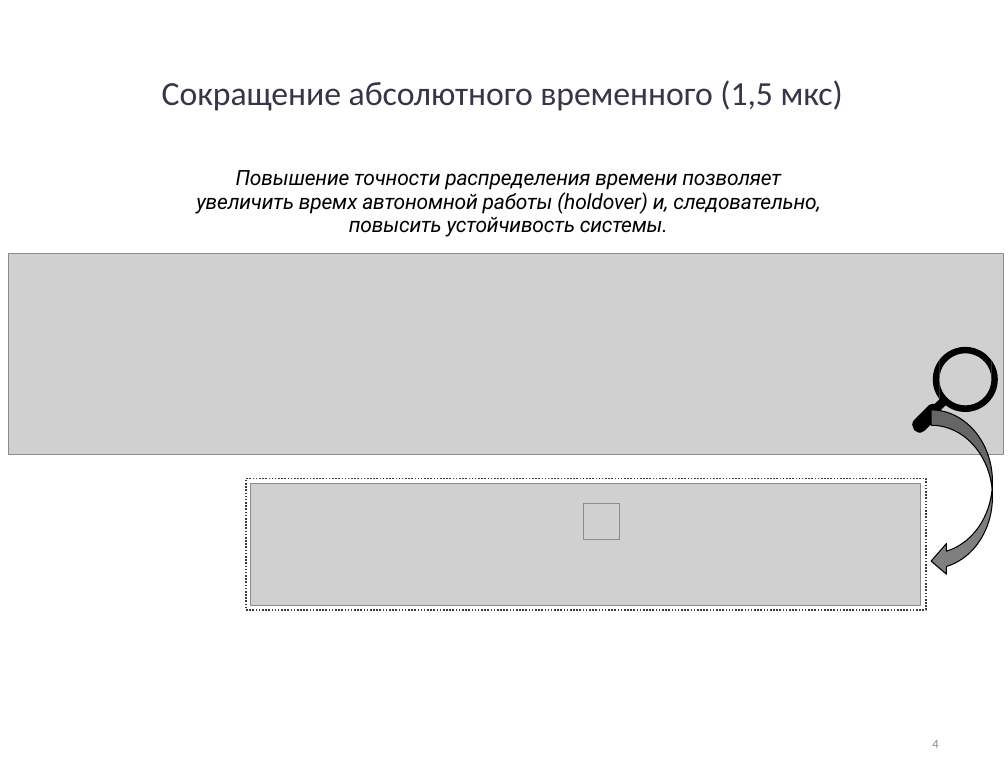
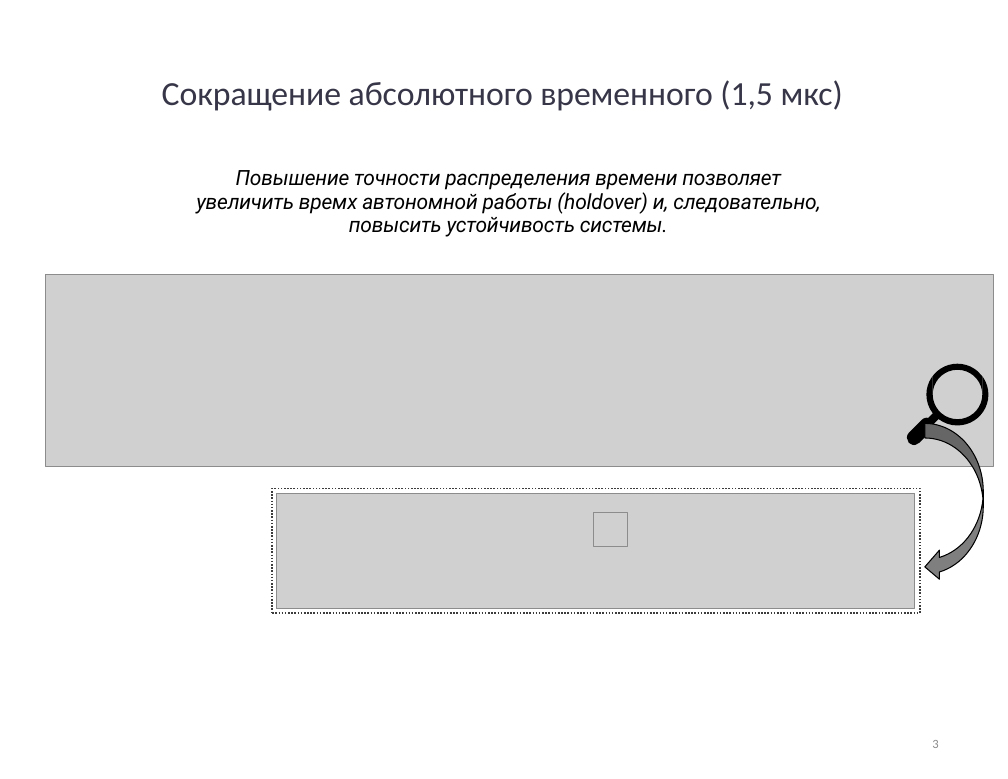
Before and after one commit to SiwaNetwork/QUANTUM, a slide deck: slide 3 of Time-Card/ДОКУМЕНТЫ/МАТЕРИАЛ СТАТЬИ/Применение в датацентрах и приложениях.pptx (slide 4 before the commit). Drawn at 1008x779 pixels with LibreOffice and Linux fonts; fonts in the diff are those of the drawing; grey boxes stand for pictures. Boxes give left, top, right and bottom in pixels: in the first picture for what was removed or moved away, otherwise in the second. Text is boxed around its words. In the diff, an @@ line names an element or a change of style, - is before the commit and + after.

```diff
--- a/Time-Card/ДОКУМЕНТЫ/МАТЕРИАЛ СТАТЬИ/Применение в датацентрах и приложениях.pptx
+++ b/Time-Card/ДОКУМЕНТЫ/МАТЕРИАЛ СТАТЬИ/Применение в датацентрах и приложениях.pptx
@@ picture: place and size @@
-picture at [8, 253, 1003, 455]
+picture at [46, 275, 994, 466]
@@ freeform shape: place and size @@
-freeform shape at [913, 347, 998, 433]
+freeform shape at [907, 364, 989, 445]
@@ freeform shape: place and size @@
-freeform shape at [931, 410, 992, 574]
+freeform shape at [925, 423, 983, 579]
@@ freeform shape: place and size @@
-freeform shape at [931, 410, 992, 497]
+freeform shape at [925, 423, 983, 506]
@@ freeform shape: place and size @@
-freeform shape at [247, 478, 926, 609]
+freeform shape at [272, 488, 920, 613]
@@ picture: place and size @@
-picture at [250, 483, 921, 605]
+picture at [276, 493, 915, 608]
@@ freeform shape: place and size @@
-freeform shape at [931, 489, 992, 575]
+freeform shape at [925, 499, 983, 579]
@@ picture: place and size @@
-picture at [583, 503, 619, 539]
+picture at [593, 512, 627, 546]
@@ page number at [932, 740, 938, 748]: text changed @@
-4
+3
```
Also in this commit, not shown: 22 other slides changed, 1 slide removed, 4 other files.
